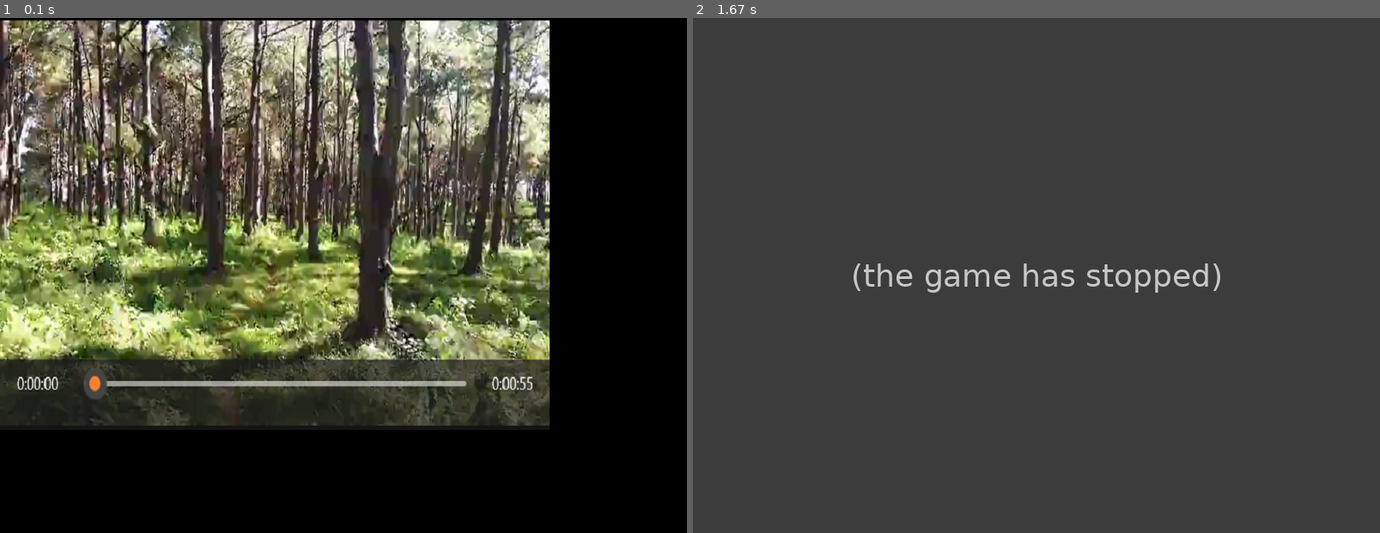
Above: before the commit, frames 1-2 (left to right).
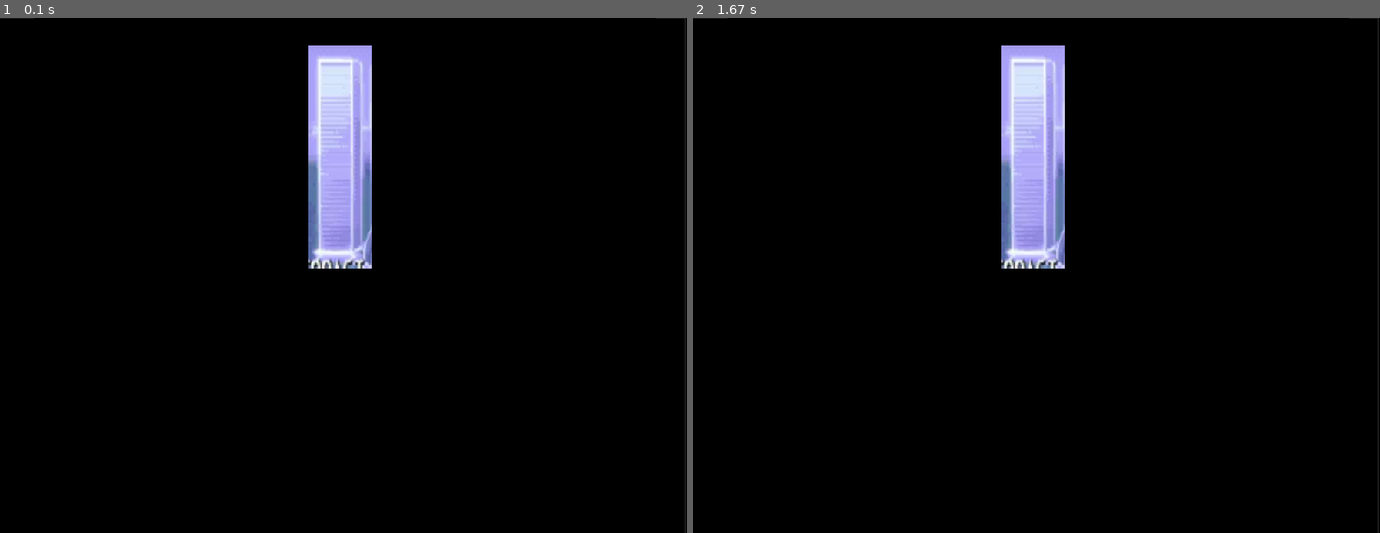
Above: after the commit, the same moments.

Repository: kdrzazga/python-tutorial
Game: pygame game, started from games-anims/retro-quiz/quiz.py
Same seed, same stepped clock (60 frames per second), same inputs: the game is played once before the commit and once after it.
Inputs:
- Up to frame 1 (0.1 s): no input
- Up to frame 2 (1.67 s): no input

The runs differ from the first frame. In frame 1, 63% of the frame differs, in the area x 0-100%, y 0-100%; in frame 2, 100%.
Before the commit the program exited at 1 s; later frames show no game.

Commit message:
python-video3

Diff:
--- a/games-anims/retro-quiz/quiz.py
+++ b/games-anims/retro-quiz/quiz.py
@@ -1,12 +1,12 @@
-import cv2 #pip install opencv-python-headless
+import cv2
 import pygame
 from pygame.locals import *
-from questions import *
 
 class QuestionsPlayer:
     def __init__(self):
         self.video_path = 'kadilaki.mpg'
         self.background_path = 'bgnd.PNG'
+        self.background_pos = (460, 60)
         self.init_pygame()
 
     def init_pygame(self):
@@ -21,8 +21,8 @@
 
     def draw_background(self):
         background_bitmap = pygame.image.load(self.background_path)
-
-        self.screen.blit(background_bitmap, (0, 0))
+        frame = pygame.transform.scale(background_bitmap, (self.width, self.height))
+        self.screen.blit(frame, (0, 0))
         pygame.display.flip()
 
     def play_video(self):
@@ -33,6 +33,8 @@
 
             frame = cv2.cvtColor(frame, cv2.COLOR_BGR2RGB)
             frame = pygame.image.frombuffer(frame.tobytes(), frame.shape[1::-1], "RGB")
+
+            frame = pygame.transform.scale(frame, (self.width, self.height))
 
             self.screen.blit(frame, (0, 0))
             pygame.display.flip()
@@ -48,5 +50,5 @@
 if __name__ == "__main__":
     player = QuestionsPlayer()
     player.draw_background()
-    player.wait(1000)
+    player.wait(4000)
     player.play_video()
Binary file changed: games-anims/retro-quiz/bgnd.PNG
Binary file added: games-anims/retro-quiz/bgnd_full.PNG
